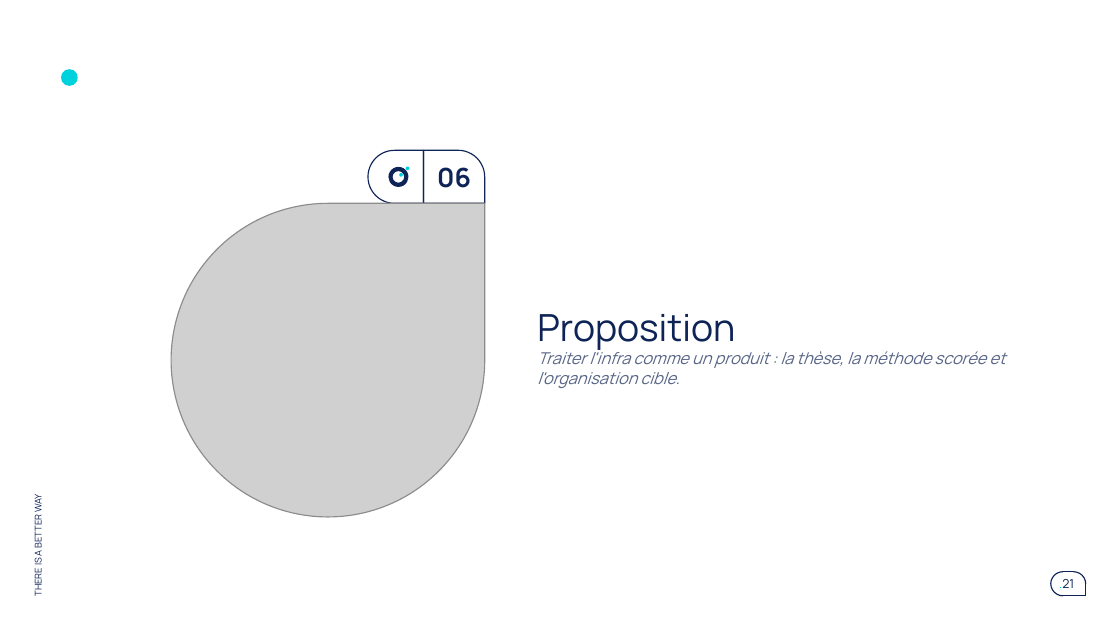
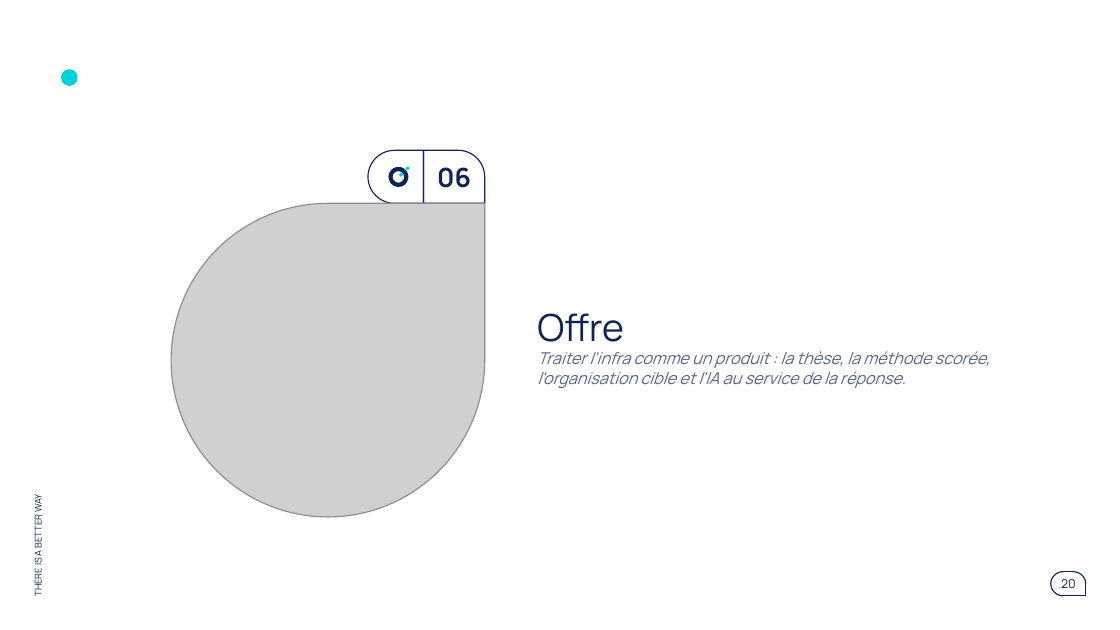
Before and after one commit to claudecamus-dot/Vscode3, a slide deck: slide 20 of docs/cadrage-ppt/bmad-iap-cadrage-synthese.pptx (slide 21 before the commit). Drawn at 1120x630 pixels with LibreOffice and Linux fonts; fonts in the diff are those of the drawing; grey boxes stand for pictures. Boxes give left, top, right and bottom in pixels: in the first picture for what was removed or moved away, otherwise in the second. Text is boxed around its words. In the diff, an @@ line names an element or a change of style, - is before the commit and + after.

```diff
--- a/docs/cadrage-ppt/bmad-iap-cadrage-synthese.pptx
+++ b/docs/cadrage-ppt/bmad-iap-cadrage-synthese.pptx
@@ title at box(537, 313, 990, 388): text changed @@
-Proposition
-Traiter l'infra comme un produit : la thèse, la méthode scorée et l'organisation cible.
+Offre
+Traiter l'infra comme un produit : la thèse, la méthode scorée, l'organisation cible et l'IA au service de la réponse.
@@ page number at box(1058, 579, 1076, 588): text changed @@
-.21
+.20
```
Also in this commit, not shown: 17 other slides changed, 6 slides added, 5 slides removed, 2 other files.
